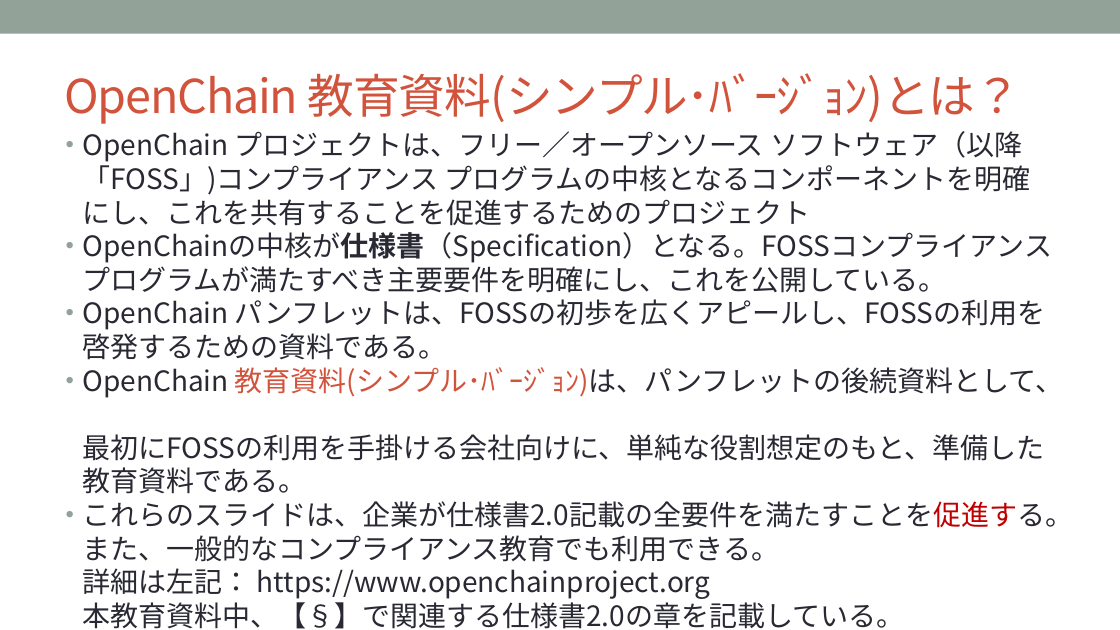
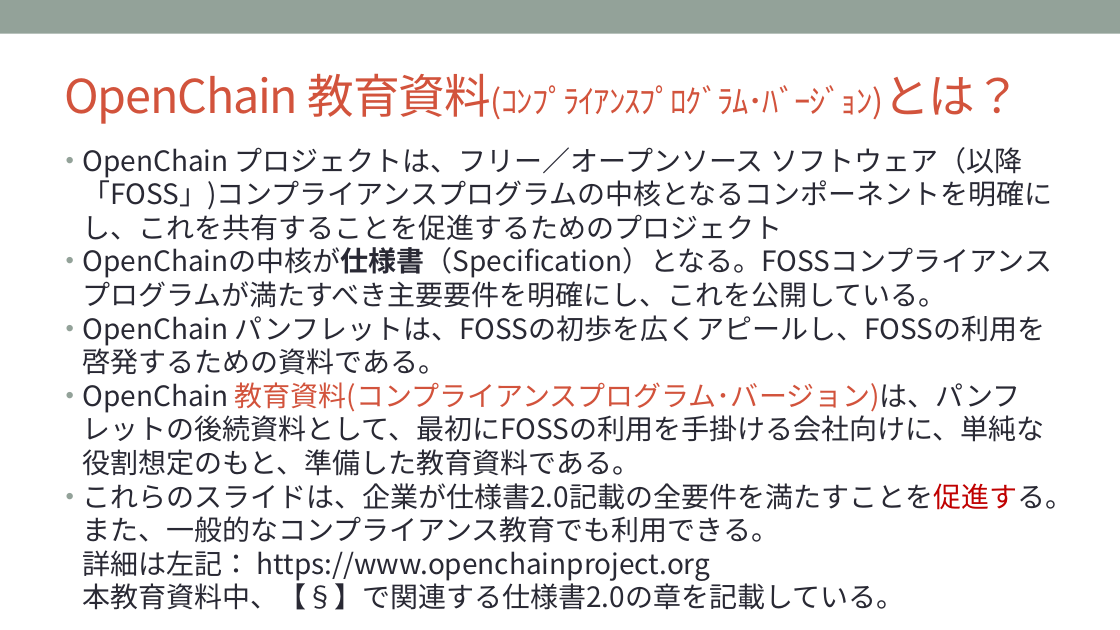
Before and after one commit to OpenChain-Project/OpenChain-JWG, a slide deck: slide 3 of Education_Material/Training/Training-FOSS-compl-process-jp.pptx. Drawn at 1120x630 pixels with LibreOffice and Linux fonts; fonts in the diff are those of the drawing; background and template pictures are left out. Boxes give left, top, right and bottom in pixels: in the first picture for what was removed or moved away, otherwise in the second. Text is boxed around its words. In the diff, an @@ line names an element or a change of style, - is before the commit and + after.

Commit message:
Please update the Training-FOSS-compl-process.
Please update the Training-FOSS-compl-process.

```diff
--- a/Education_Material/Training/Training-FOSS-compl-process-jp.pptx
+++ b/Education_Material/Training/Training-FOSS-compl-process-jp.pptx
@@ title at (64,73,1021,124): text changed; size 40 to 28 pt @@
-OpenChain 教育資料(シンプル･ﾊﾞｰｼﾞｮﾝ)とは？
+OpenChain 教育資料(ｺﾝﾌﾟﾗｲｱﾝｽﾌﾟﾛｸﾞﾗﾑ･ﾊﾞｰｼﾞｮﾝ)とは？
@@ text "OpenChain プロジェクトは、フリー／オープンソース ソフトウェア（以降「FOSS」)コンプライアンスプログラムの ...": place and size @@
-text "OpenChain プロジェクトは、フリー／オープンソース ソフトウェア（以降「FOSS」)コンプライアンスプログラムの ..." at (82,131,1073,629)
+text "OpenChain プロジェクトは、フリー／オープンソース ソフトウェア（以降「FOSS」)コンプライアンスプログラムの ..." at (82,147,1073,610)
@@ text at (82,147,1052,308): spaces changed @@
-• OpenChain プロジェクトは、フリー／オープンソース ソフトウェア（以降「FOSS」)コンプライアンス プログラムの中核となるコンポーネントを明確にし、これを共有することを促進するためのプロジェクト
-• OpenChainの中核が仕様書（Specification）となる。FOSSコンプライアンス プログラムが満たすべき主要要件を明確にし、これを公開している。
+• OpenChain プロジェクトは、フリー／オープンソース ソフトウェア（以降「FOSS」)コンプライアンスプログラムの中核となるコンポーネントを明確にし、これを共有することを促進するためのプロジェクト
+• OpenChainの中核が仕様書（Specification）となる。FOSSコンプライアンスプログラムが満たすべき主要要件を明確にし、これを公開している。
@@ text at (82,382,1044,476): text changed @@
-• OpenChain 教育資料(シンプル･ﾊﾞｰｼﾞｮﾝ)は、パンフレットの後続資料として、
-  最初にFOSSの利用を手掛ける会社向けに、単純な役割想定のもと、準備した教育資料である。
+• OpenChain 教育資料(コンプライアンスプログラム･バージョン)は、パンフレットの後続資料として、最初にFOSSの利用を手掛ける会社向けに、単純な役割想定のもと、準備した教育資料である。
```
Also in this commit, not shown: 6 other slides changed, 1 other file.
